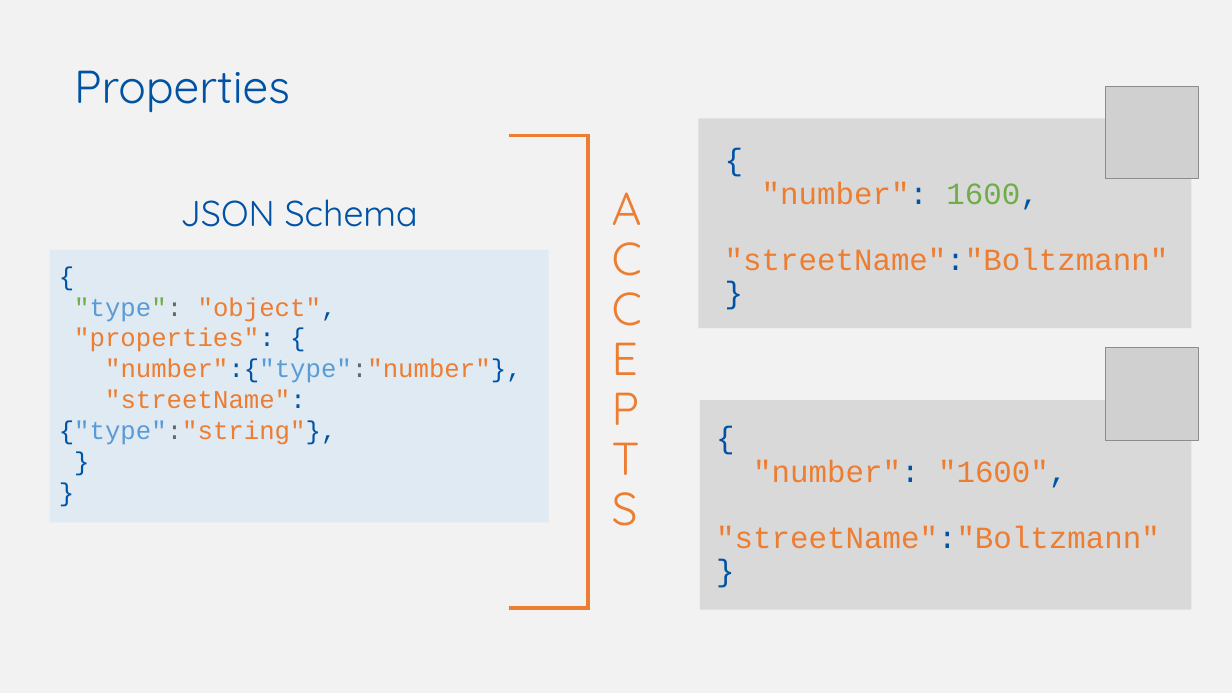
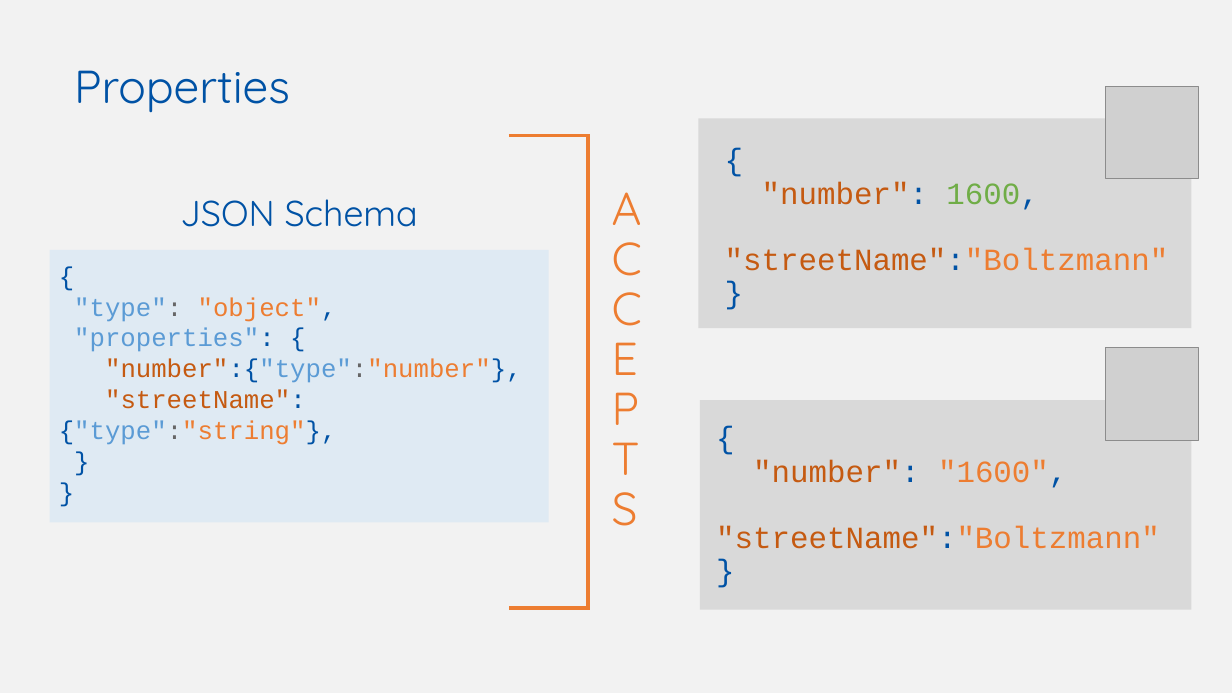
Before and after one commit to w3c/wot-cg, a slide deck: slide 13 of Tutorials/whatiswot/6-JSON_Schema_in_Practice/6-JSON_Schema_in_Practice.pptx. Drawn at 1232x693 pixels with LibreOffice and Linux fonts; fonts in the diff are those of the drawing; grey boxes stand for pictures. Boxes give left, top, right and bottom in pixels: in the first picture for what was removed or moved away, otherwise in the second. Text is boxed around its words. In the diff, an @@ line names an element or a change of style, - is before the commit and + after.

```diff
--- a/Tutorials/whatiswot/6-JSON_Schema_in_Practice/6-JSON_Schema_in_Practice.pptx
+++ b/Tutorials/whatiswot/6-JSON_Schema_in_Practice/6-JSON_Schema_in_Practice.pptx
@@ text at box(725, 181, 1169, 271): text colour #ED7D31 to #C55A11 in ""number":", ""streetName":"Boltzmann"" @@
@@ text at box(59, 297, 522, 445): text colour #70AD47 to #5B9BD5 in ""type":"; text colour #ED7D31 to #5B9BD5 in ""properties":"; text colour #ED7D31 to #C55A11 in ""number":{"type":"number"},", ""streetName":{"type":"string"}," @@
@@ text at box(716, 459, 1160, 549): text colour #ED7D31 to #C55A11 in ""number":", ""streetName":"Boltzmann"" @@
```
Also in this commit, not shown: 12 other slides changed.
